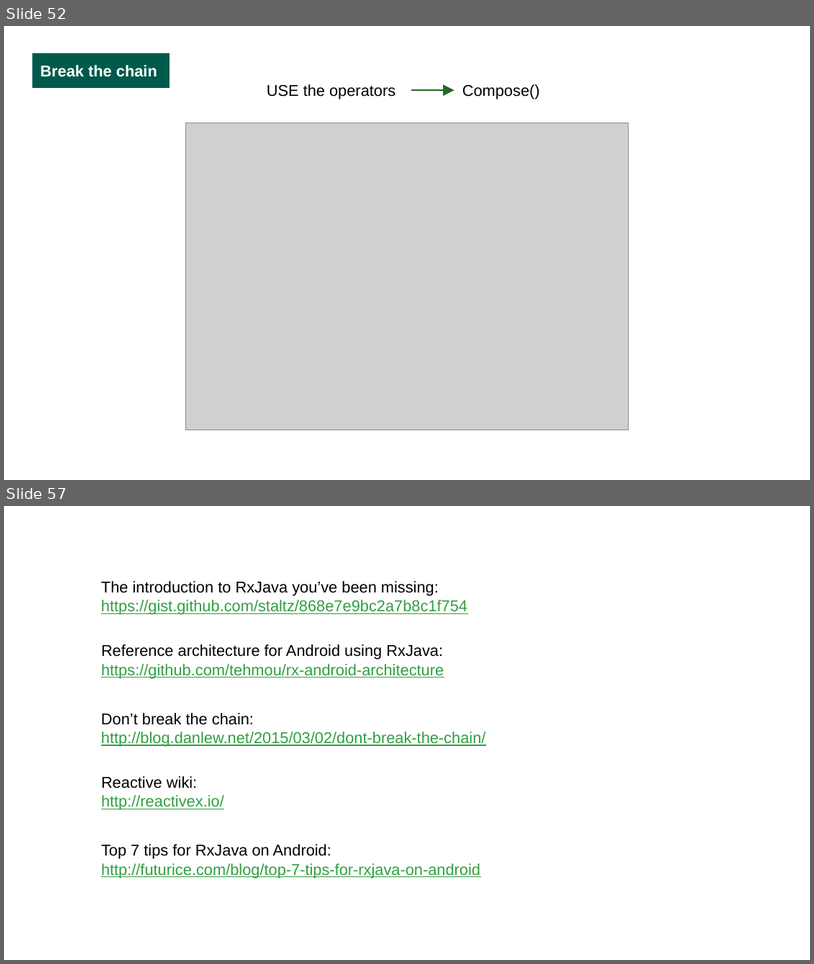
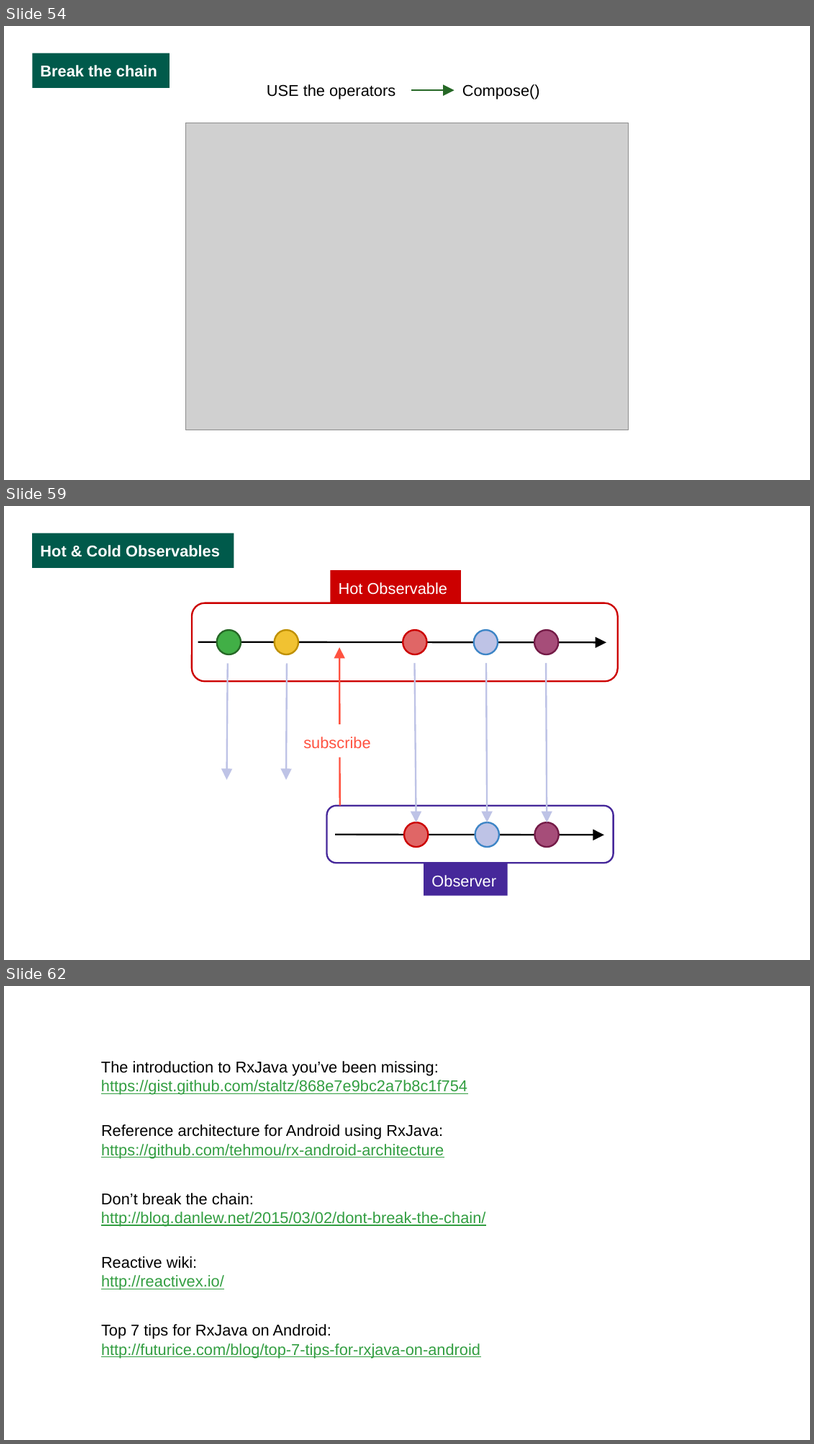
Before and after one commit to luciapayo/DroidconPresentation, a slide deck: Presentation/DroidconRx.potx.pptx. Shown one above the other, each under a label of ours: slides 52 and 57 before the commit, slides 54, 59 and 62 after it; the slides between them are not shown. The pictures are 814x964 and 814x1444 pixels, drawn with LibreOffice and Linux fonts; fonts in the diff are those of the drawing; grey boxes stand for pictures; background and template pictures are left out. Boxes give left, top, right and bottom in pixels: in the first picture for what was removed or moved away, otherwise in the second. Text is boxed around its words. In the diff, an @@ line names an element or a change of style, - is before the commit and + after.

Commit message:
Logs and hot/cold observables

```diff
--- a/Presentation/DroidconRx.potx.pptx
+++ b/Presentation/DroidconRx.potx.pptx
@@ slide 59 added at bbox=[4, 506, 810, 960], background picture (left out) @@
@@ rectangle added at bbox=[32, 533, 234, 568], fill #005A4B, 14 pt, text #FFFFFF, bold @@
+Hot & Cold Observables
@@ rectangle added at bbox=[331, 571, 461, 604], fill #CC0000, 14 pt, text #FFFFFF @@
+Hot Observable
@@ rounded rectangle added at bbox=[192, 602, 617, 681], outline #CC0000 1.5 pt @@
@@ ellipse added at bbox=[217, 630, 241, 654], fill #41AF46, outline #266826 1.5 pt @@
@@ ellipse added at bbox=[274, 630, 298, 654], fill #F1C232, outline #BF9000 1.5 pt @@
@@ ellipse added at bbox=[403, 630, 427, 654], fill #E06666, outline #CC0000 1.5 pt @@
@@ ellipse added at bbox=[474, 630, 499, 654], fill #BEC3E6, outline #3D85C6 1.5 pt @@
@@ ellipse added at bbox=[535, 630, 559, 654], fill #A64D79, outline #741B47 1.5 pt @@
@@ arrow added from (198, 642) to (607, 642), #000000 1.5 pt @@
@@ arrow added from (340, 806) to (340, 647), #FF5240 1.5 pt @@
@@ arrow added from (227, 663) to (226, 780), #BEC3E6 1.5 pt @@
@@ arrow added from (287, 663) to (286, 780), #BEC3E6 1.5 pt @@
@@ arrow added from (414, 663) to (416, 822), #BEC3E6 1.5 pt @@
@@ arrow added from (486, 663) to (487, 822), #BEC3E6 1.5 pt @@
@@ arrow added from (546, 663) to (547, 822), #BEC3E6 1.5 pt @@
@@ text added at bbox=[304, 736, 370, 748], 14 pt, text #FF5240 @@
+subscribe
@@ rounded rectangle added at bbox=[327, 806, 613, 862], outline #46289A 1.5 pt @@
@@ ellipse added at bbox=[404, 822, 428, 847], fill #E06666, outline #CC0000 1.5 pt @@
@@ ellipse added at bbox=[475, 822, 499, 847], fill #BEC3E6, outline #3D85C6 1.5 pt @@
@@ ellipse added at bbox=[535, 822, 559, 847], fill #A64D79, outline #741B47 1.5 pt @@
@@ arrow added from (335, 834) to (604, 834), #000000 1.5 pt @@
@@ rectangle added at bbox=[424, 862, 508, 896], fill #46289A, 14 pt, text #FFFFFF @@
+Observer
@@ what was slide 52 is now slide 54 @@
@@ what was slide 57 is now slide 62 @@
```
Also in this commit, not shown: 16 slides changed, 8 other slides added, 3 slides removed, 2 other files.
